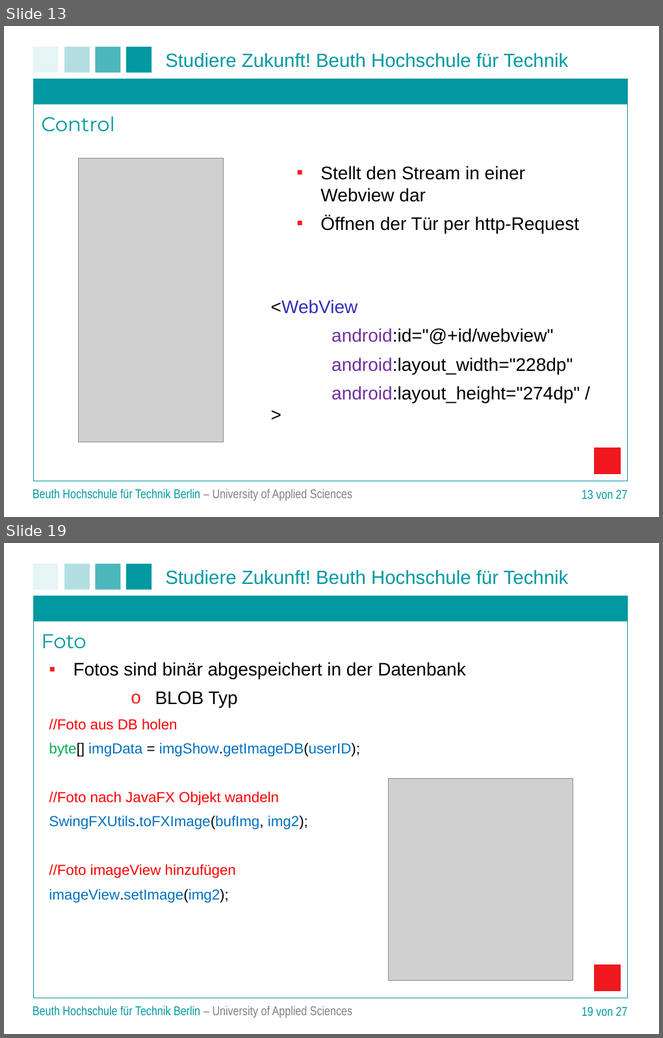
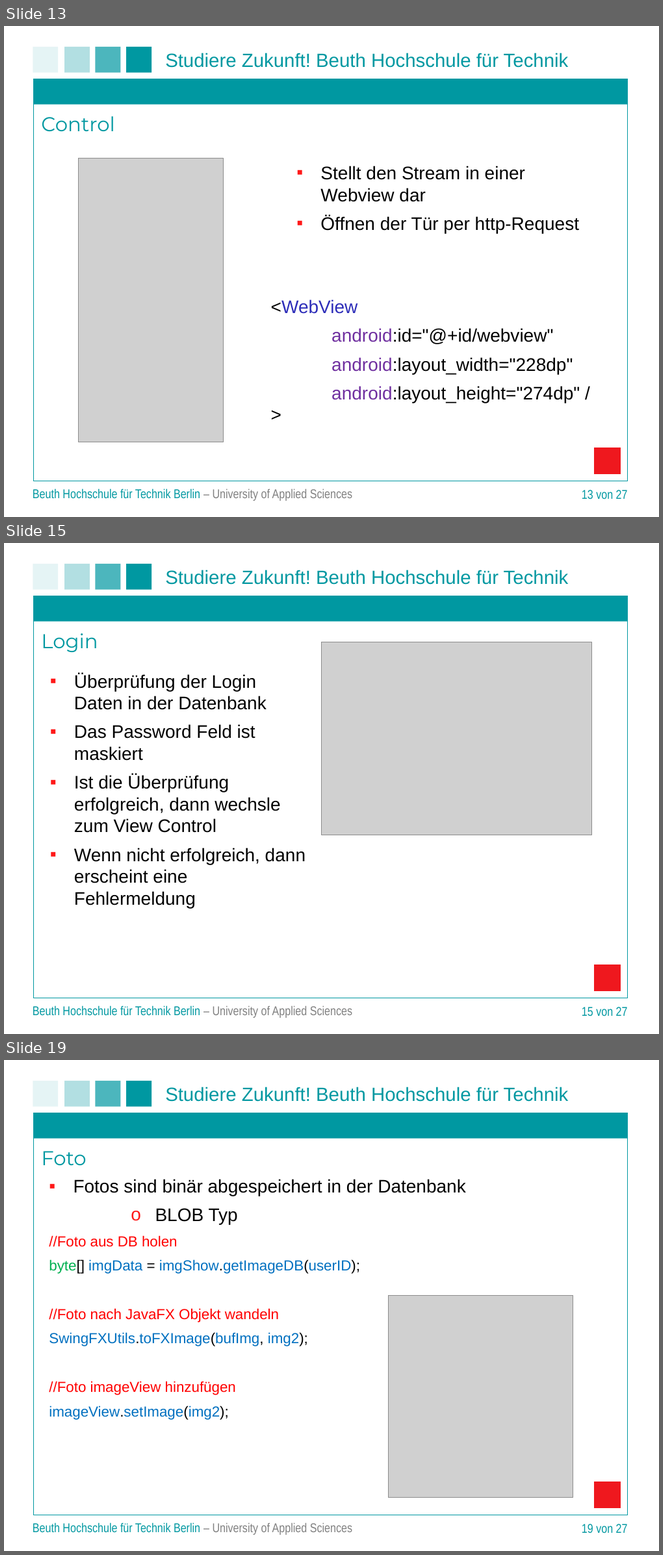
Before and after one commit to matt-han/TuerSpion, a slide deck: Projektpraesentation.ppt. Shown one above the other, each under a label of ours: slides 13 and 19 before the commit, slides 13, 15 and 19 after it; the slides between them are not shown. The pictures are 663x1038 and 663x1555 pixels, drawn with LibreOffice and Linux fonts; fonts in the diff are those of the drawing; grey boxes stand for pictures; background and template pictures are left out. Boxes give left, top, right and bottom in pixels: in the first picture for what was removed or moved away, otherwise in the second. Text is boxed around its words. In the diff, an @@ line names an element or a change of style, - is before the commit and + after.

```diff
--- a/Projektpraesentation.ppt
+++ b/Projektpraesentation.ppt
@@ slide 15 added at <box>4,543,659,1034</box>, background #FFFFFF; not listed: 8 template elements that a slide beside it also shows @@
@@ text added at <box>41,633,98,652</box>, 22 pt, text #0098A1 @@
+Login
@@ picture added at <box>322,642,592,835</box> @@
@@ text added at <box>74,674,306,908</box>, 20 pt, text #000000 @@
+▪ Überprüfung der Login Daten in der Datenbank
+▪ Das Password Feld ist maskiert
+▪ Ist die Überprüfung erfolgreich, dann wechsle zum View Control
+▪ Wenn nicht erfolgreich, dann erscheint eine Fehlermeldung
@@ text added at <box>33,1006,352,1018</box>, 14 pt, text #0098A1 @@
+Beuth Hochschule für Technik Berlin – University of Applied Sciences
@@ page number added at <box>582,1007,628,1017</box>, 14 pt, text #0098A1 @@
+15 von 27
```
Also in this commit, not shown: 5 slides changed, 1 slide removed.
